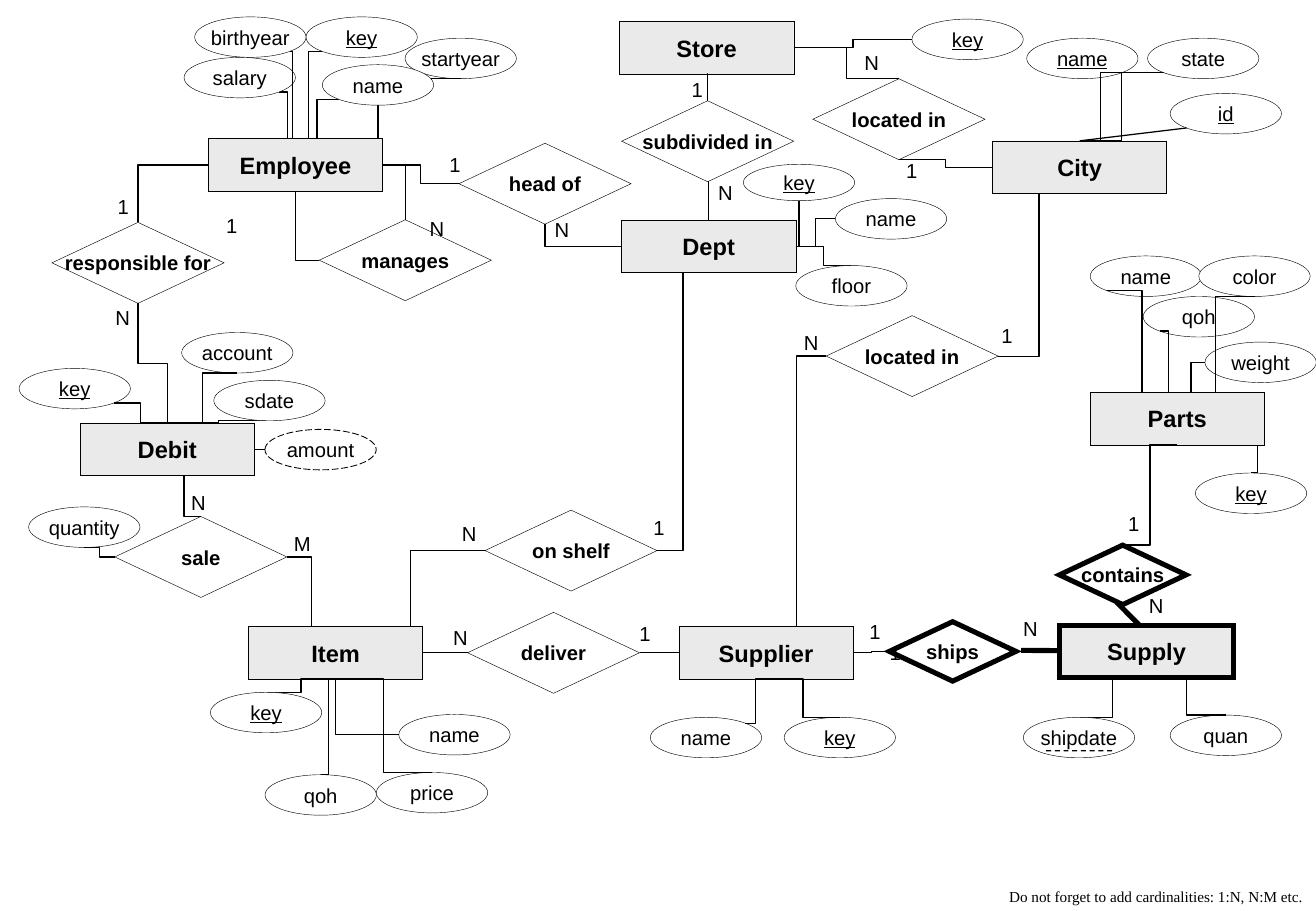
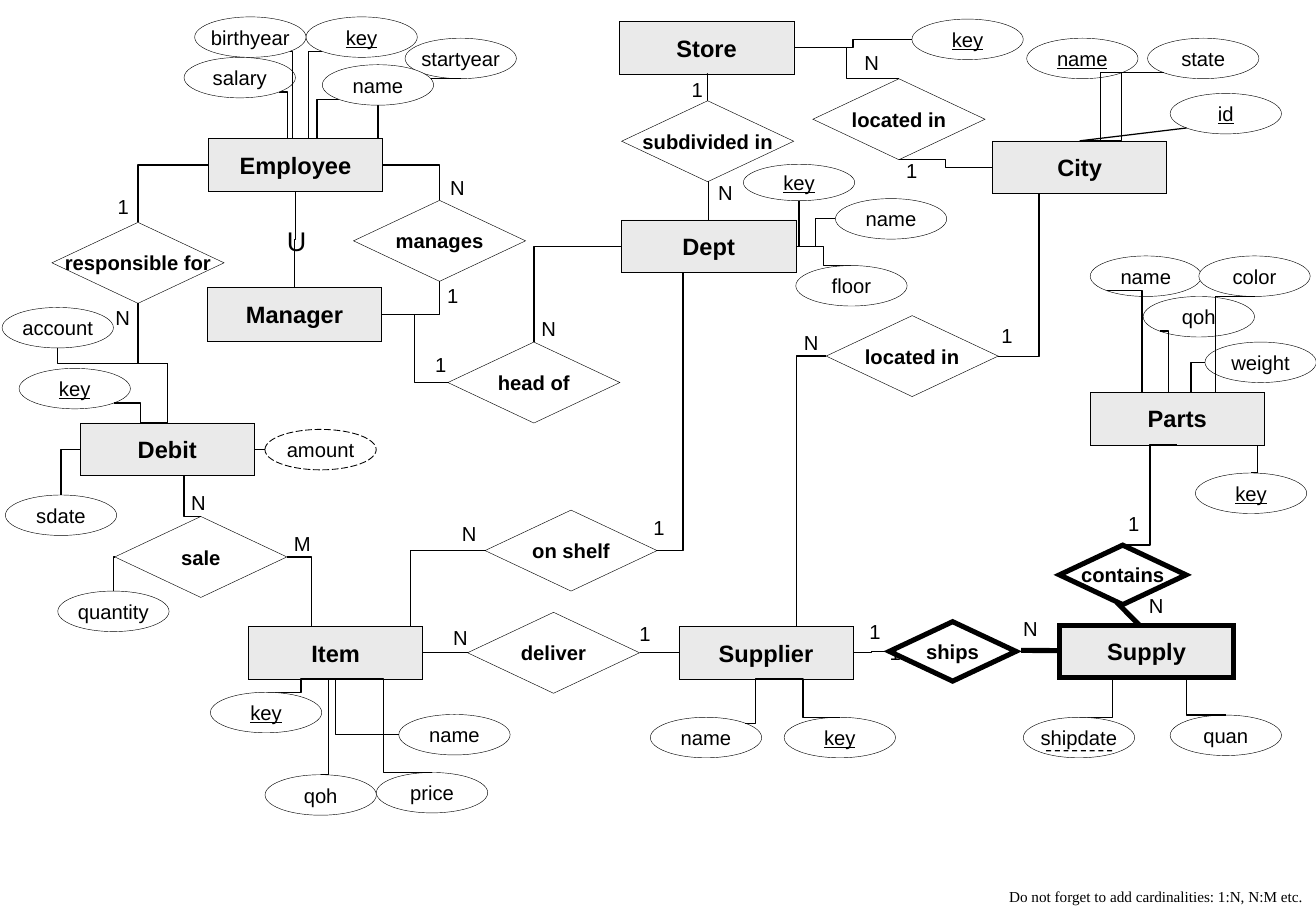
Before and after one commit to samiabutt/TDDD37, a slide deck: slide 1 of Labb2.pptx. Drawn at 1316x911 pixels with LibreOffice and Linux fonts; fonts in the diff are those of the drawing. Boxes give left, top, right and bottom in pixels: in the first picture for what was removed or moved away, otherwise in the second. Text is boxed around its words. In the diff, an @@ line names an element or a change of style, - is before the commit and + after.

Commit message:
Complete Lab 2 2) - diagram part

```diff
--- a/Labb2.pptx
+++ b/Labb2.pptx
@@ elbow line moved from (405, 220) - (382, 165) to (439, 200) - (382, 165) @@
@@ text "N": place and size @@
-text "N" at [430, 222, 445, 239]
+text "N" at [450, 181, 465, 195]
@@ elbow line added from (295, 191) to (295, 288), #000000 0.74 pt @@
@@ diamond "manages": place and size @@
-diamond "manages" at [319, 220, 492, 301]
+diamond "manages" at [353, 200, 526, 282]
@@ text added at [287, 230, 306, 256], 16 pt, text #000000 @@
+U
@@ elbow line moved from (622, 246) - (545, 225) to (622, 246) - (534, 342) @@
@@ rectangle added at [208, 288, 381, 341], fill #EAEAEA, outline #000000 0.26 pt, 14 pt, text #000000, bold @@
+Manager
@@ elbow line moved from (295, 191) - (319, 260) to (381, 314) - (439, 282) @@
@@ text "1": place and size @@
-text "1" at [226, 219, 237, 233]
+text "1" at [447, 289, 458, 303]
@@ ellipse "account": place and size @@
-ellipse "account" at [182, 333, 294, 373]
+ellipse "account" at [2, 307, 114, 347]
@@ elbow line moved from (459, 183) - (382, 165) to (448, 382) - (381, 314) @@
@@ text "N": place and size @@
-text "N" at [555, 223, 570, 237]
+text "N" at [541, 322, 556, 336]
@@ elbow line moved from (237, 373) - (168, 422) to (58, 347) - (168, 422) @@
@@ text "1": place and size @@
-text "1" at [449, 158, 460, 172]
+text "1" at [435, 358, 446, 372]
@@ diamond "head of": place and size @@
-diamond "head of" at [459, 143, 631, 225]
+diamond "head of" at [448, 342, 620, 424]
@@ elbow line moved from (270, 420) - (168, 422) to (61, 495) - (80, 449) @@
@@ ellipse "sdate": place and size @@
-ellipse "sdate" at [214, 380, 325, 420]
+ellipse "sdate" at [5, 495, 117, 535]
@@ elbow line moved from (84, 548) - (115, 557) to (113, 591) - (115, 557) @@
@@ ellipse "quantity": place and size @@
-ellipse "quantity" at [29, 506, 141, 546]
+ellipse "quantity" at [58, 591, 170, 631]
```
